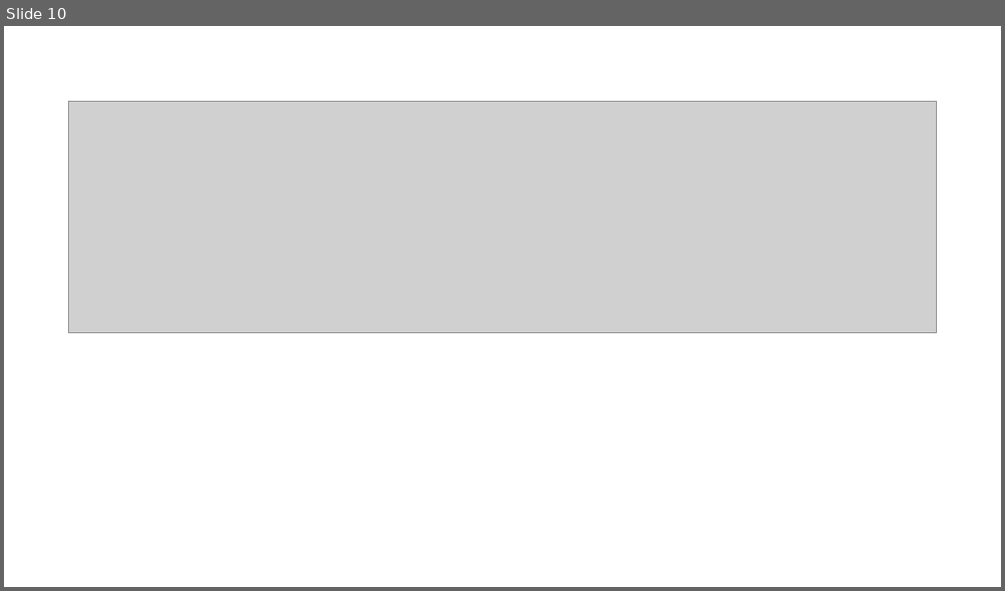
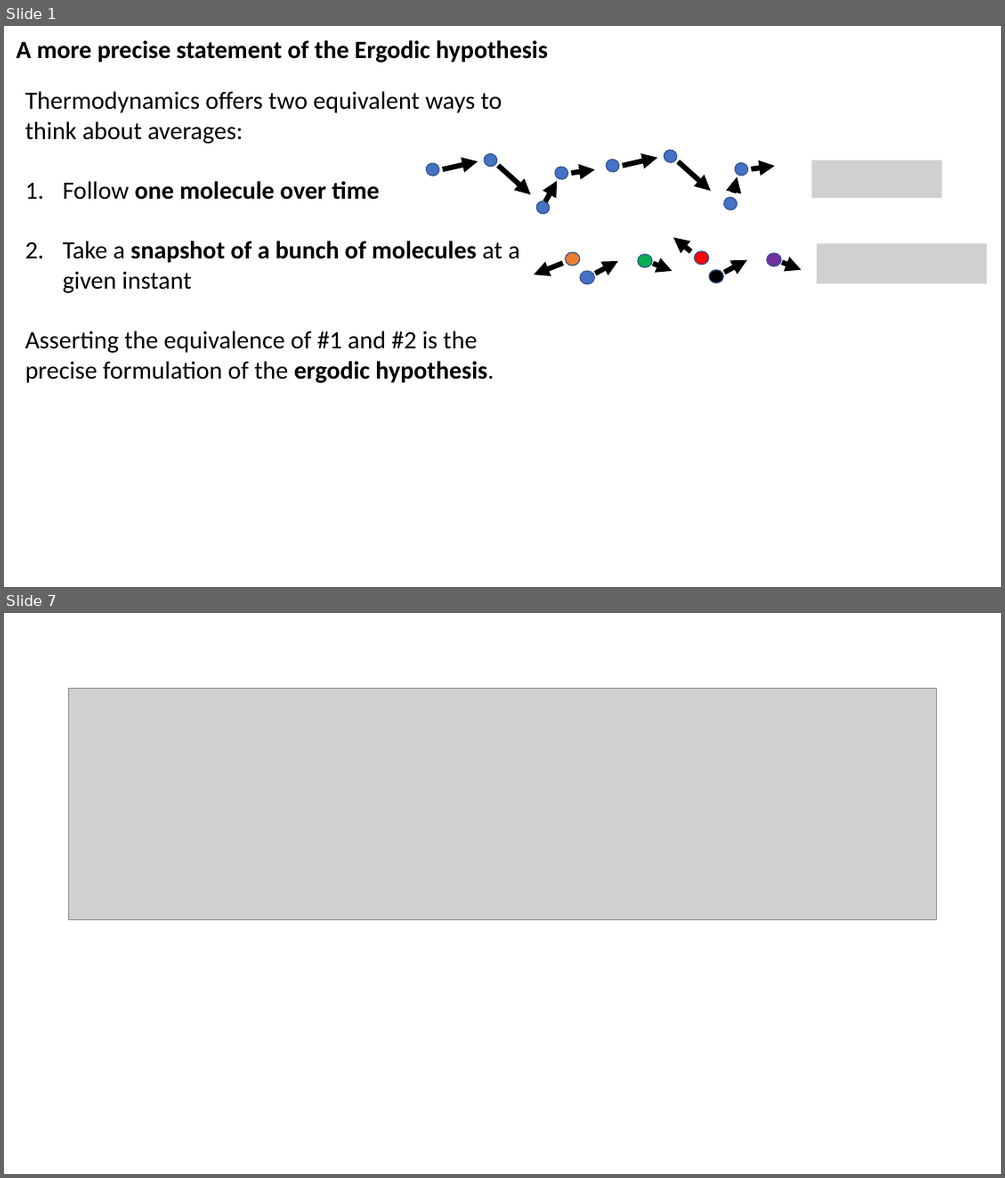
Before and after one commit to sneshyba/pypchem, a slide deck: Thermo 2022 (Neshyba)/Lectures/Week 3 - Probability density functions/Week 3.2 - Visualizing probability distributions.pptx. Shown one above the other, each under a label of ours: slide 10 before the commit, slides 1 and 7 after it; the slides between them are not shown. The pictures are 1005x591 and 1005x1178 pixels, drawn with LibreOffice and Linux fonts; fonts in the diff are those of the drawing; grey boxes stand for pictures. Boxes give left, top, right and bottom in pixels: in the first picture for what was removed or moved away, otherwise in the second. Text is boxed around its words. In the diff, an @@ line names an element or a change of style, - is before the commit and + after.

```diff
--- a/Thermo 2022 (Neshyba)/Lectures/Week 3 - Probability density functions/Week 3.2 - Visualizing probability distributions.pptx
+++ b/Thermo 2022 (Neshyba)/Lectures/Week 3 - Probability density functions/Week 3.2 - Visualizing probability distributions.pptx
@@ slide 1 added at <box>4,26,1001,587</box>, background #FFFFFF @@
@@ text added at <box>16,40,548,62</box>, 24 pt, text #000000, bold @@
+A more precise statement of the Ergodic hypothesis
@@ text added at <box>25,91,519,383</box>, 24 pt, text #000000 @@
+Thermodynamics offers two equivalent ways to think about averages:
+1. Follow one molecule over time
+2. Take a snapshot of a bunch of molecules at a given instant
+Asserting the equivalence of #1 and #2 is the precise formulation of the ergodic hypothesis.
@@ group added at <box>423,148,776,215</box>: 8 ellipses, 8 arrows @@
@@ picture added at <box>811,160,942,197</box> @@
@@ group added at <box>534,238,801,284</box>: 6 ellipses, 6 arrows @@
@@ picture added at <box>817,244,987,284</box> @@
@@ what was slide 10 is now slide 7 @@
```
Also in this commit, not shown: 1 slide changed, 12 other slides added, 7 slides removed, 17 other files.
